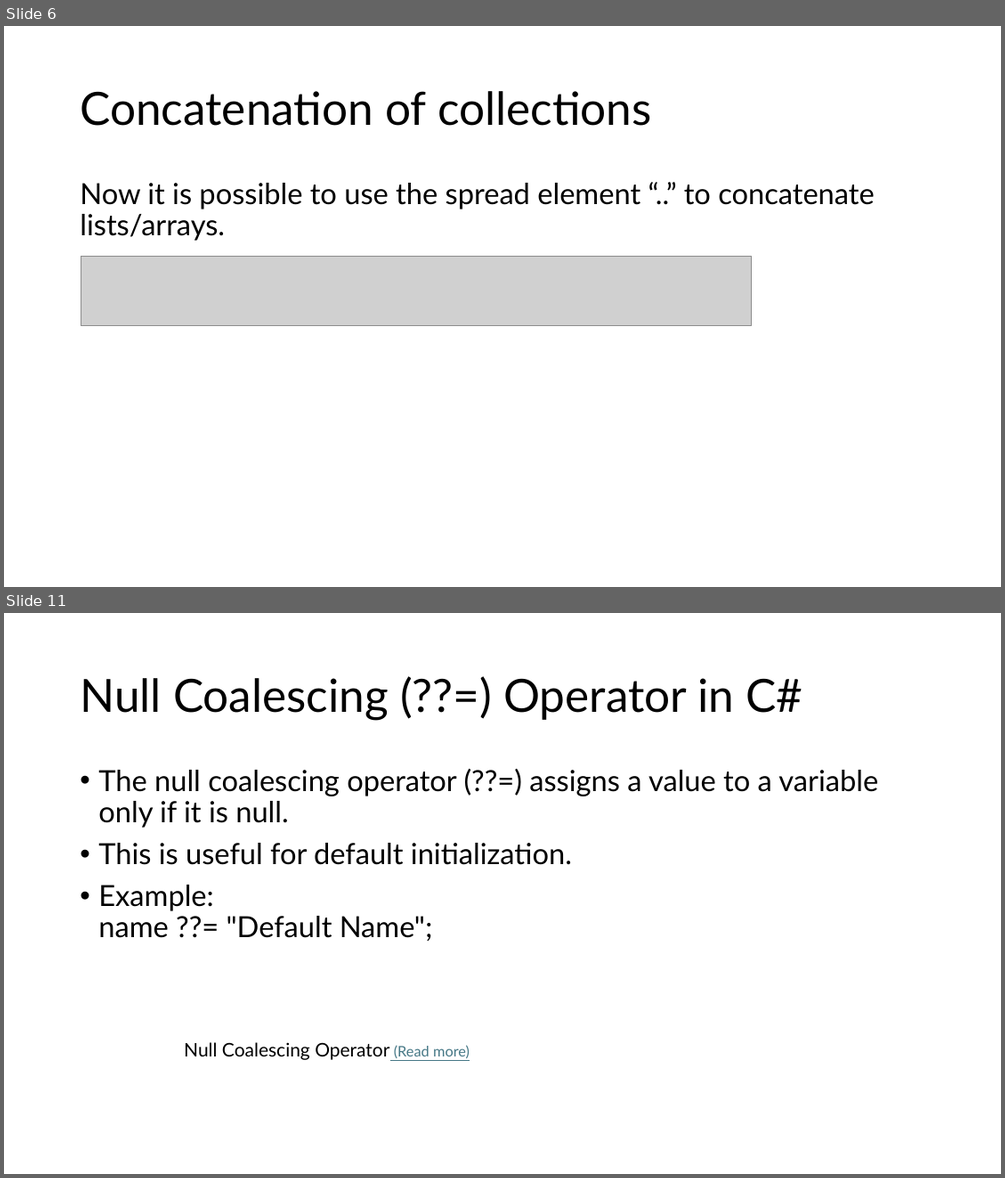
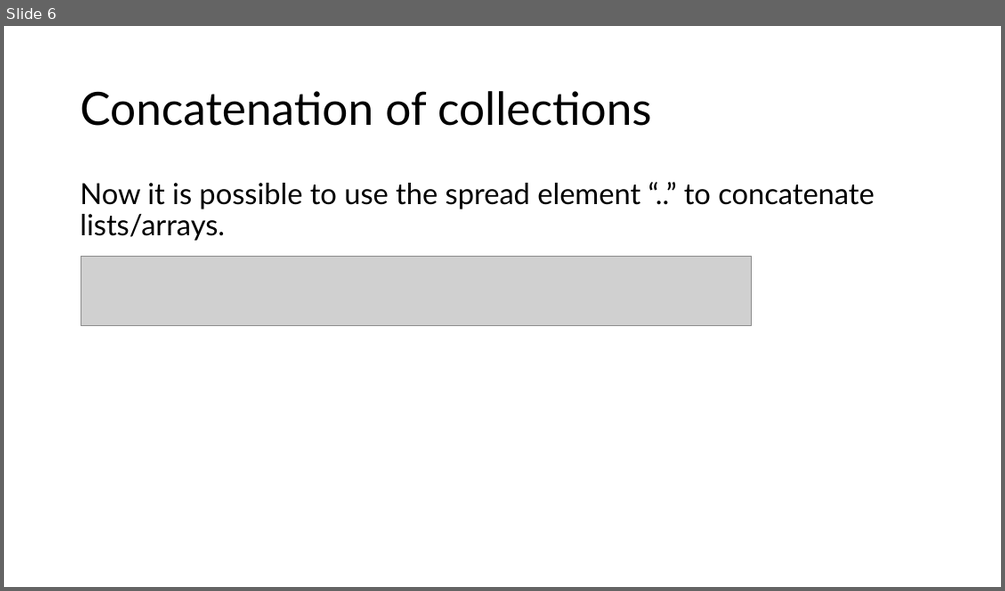
Before and after one commit to LuisSouto/C-sharp-new-features, a slide deck: slides.pptx. Shown one above the other, each under a label of ours: slides 6 and 11 before the commit, slide 6 after it; the slides between them are not shown. The pictures are 1005x1178 and 1005x591 pixels, drawn with LibreOffice and Linux fonts; fonts in the diff are those of the drawing; grey boxes stand for pictures. Boxes give left, top, right and bottom in pixels: in the first picture for what was removed or moved away, otherwise in the second. Text is boxed around its words. In the diff, an @@ line names an element or a change of style, - is before the commit and + after.

```diff
--- a/slides.pptx
+++ b/slides.pptx
@@ slide 11 removed at (x1=4, y1=613, x2=1001, y2=1174), background #FFFFFF @@
@@ title removed at (x1=80, y1=678, x2=803, y2=720) @@
-Null Coalescing (??=) Operator in C#
@@ text removed at (x1=98, y1=770, x2=878, y2=941) @@
-• The null coalescing operator (??=) assigns a value to a variable only if it is null.
-• This is useful for default initialization.
-• Example:
-  name ??= "Default Name";
@@ text removed at (x1=184, y1=1042, x2=469, y2=1060) @@
-Null Coalescing Operator (Read more)
```
Also in this commit, not shown: 7 other slides removed.
